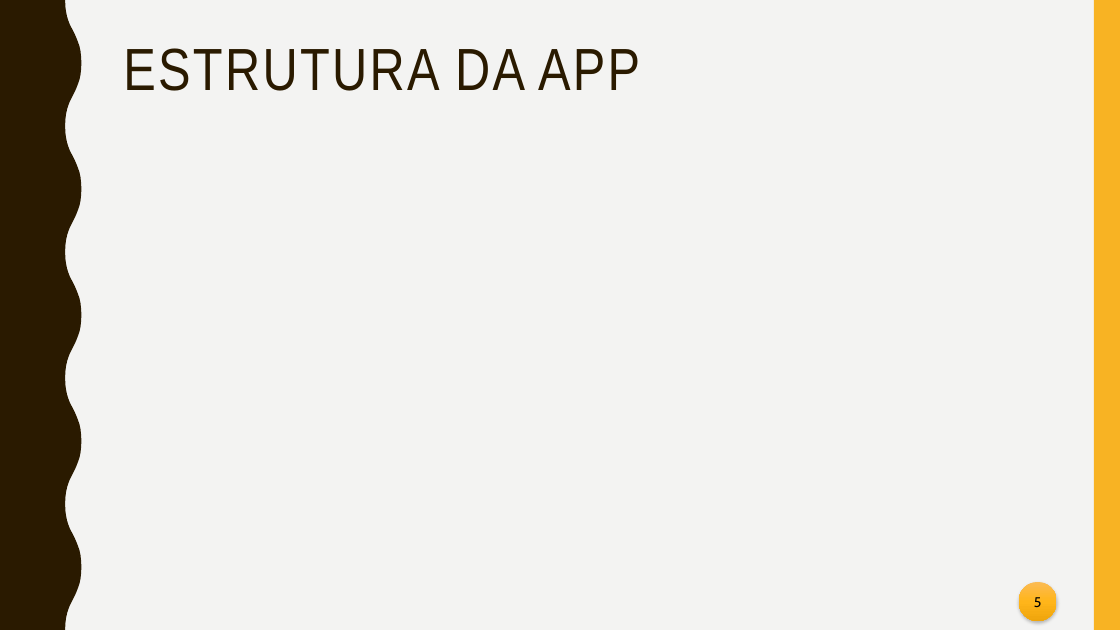
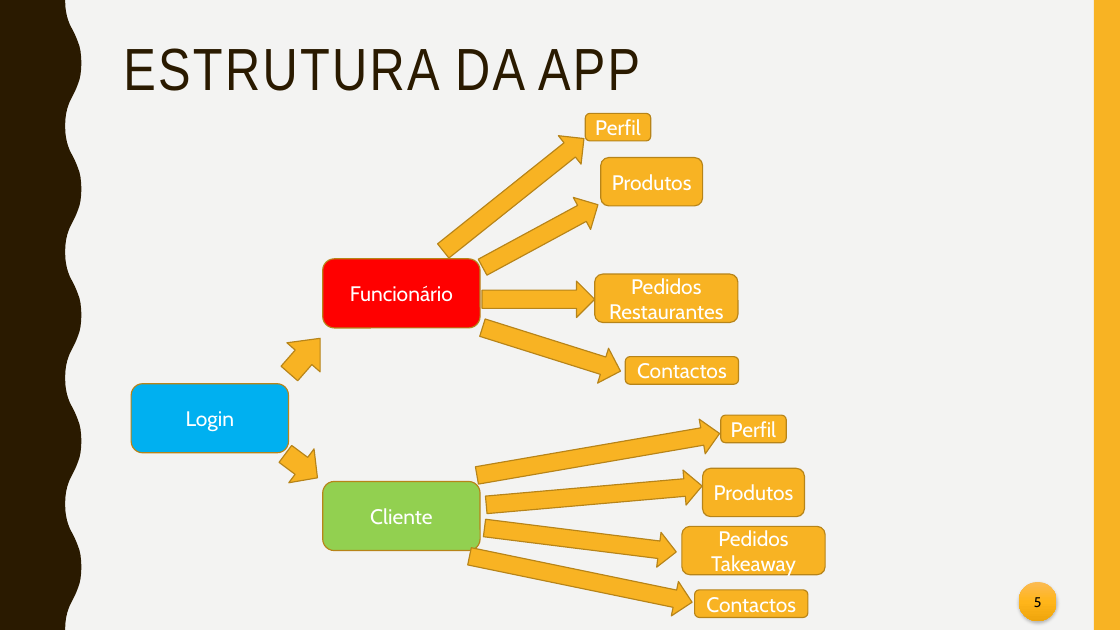
Before and after one commit to RuiPenetra/GestorRestauranteANDROID, a slide deck: slide 5 of Documentacao/Gestor Restaurante.pptx. Drawn at 1120x630 pixels with LibreOffice and Linux fonts; fonts in the diff are those of the drawing. Boxes give left, top, right and bottom in pixels: in the first picture for what was removed or moved away, otherwise in the second. Text is boxed around its words. In the diff, an @@ line names an element or a change of style, - is before the commit and + after.

Commit message:
Finalização do powerpoint

```diff
--- a/Documentacao/Gestor Restaurante.pptx
+++ b/Documentacao/Gestor Restaurante.pptx
@@ rounded rectangle added at <box>586,113,651,141</box>, fill #F8B323, outline #B7841A 1 pt, 18 pt, text #FFFFFF @@
+Perfil
@@ right arrow added at <box>432,124,595,265</box>, fill #F8B323, outline #B7841A 1 pt @@
@@ rounded rectangle added at <box>601,158,702,207</box>, fill #F8B323, outline #B7841A 1 pt, 18 pt, text #FFFFFF @@
+Produtos
@@ right arrow added at <box>474,189,606,283</box>, fill #F8B323, outline #B7841A 1 pt @@
@@ rounded rectangle added at <box>323,259,480,328</box>, fill #FF0000, outline #B7841A 1 pt, 18 pt, text #FFFFFF @@
+Funcionário
@@ right arrow added at <box>482,281,595,318</box>, fill #F8B323, outline #B7841A 1 pt @@
@@ rounded rectangle added at <box>595,274,739,323</box>, fill #F8B323, outline #B7841A 1 pt, 18 pt, text #FFFFFF @@
+Pedidos Restaurantes
@@ down arrow added at <box>273,324,338,389</box>, fill #F8B323, outline #B7841A 1 pt @@
@@ right arrow added at <box>477,310,626,388</box>, fill #F8B323, outline #B7841A 1 pt @@
@@ rounded rectangle added at <box>625,357,739,385</box>, fill #F8B323, outline #B7841A 1 pt, 18 pt, text #FFFFFF @@
+Contactos
@@ rounded rectangle added at <box>131,384,288,453</box>, fill #00B0F0, outline #B7841A 1 pt, 18 pt, text #FFFFFF @@
+Login
@@ right arrow added at <box>474,416,723,493</box>, fill #F8B323, outline #B7841A 1 pt @@
@@ rounded rectangle added at <box>721,415,786,443</box>, fill #F8B323, outline #B7841A 1 pt, 18 pt, text #FFFFFF @@
+Perfil
@@ down arrow added at <box>273,437,330,495</box>, fill #F8B323, outline #B7841A 1 pt @@
@@ right arrow added at <box>485,469,704,523</box>, fill #F8B323, outline #B7841A 1 pt @@
@@ rounded rectangle added at <box>702,469,804,518</box>, fill #F8B323, outline #B7841A 1 pt, 18 pt, text #FFFFFF @@
+Produtos
@@ rounded rectangle added at <box>323,481,480,550</box>, fill #92D050, outline #B7841A 1 pt, 18 pt, text #FFFFFF @@
+Cliente
@@ right arrow added at <box>466,539,696,620</box>, fill #F8B323, outline #B7841A 1 pt @@
@@ right arrow added at <box>483,511,679,570</box>, fill #F8B323, outline #B7841A 1 pt @@
@@ rounded rectangle added at <box>682,527,826,576</box>, fill #F8B323, outline #B7841A 1 pt, 18 pt, text #FFFFFF @@
+Pedidos Takeaway
@@ rounded rectangle added at <box>695,590,808,618</box>, fill #F8B323, outline #B7841A 1 pt, 18 pt, text #FFFFFF @@
+Contactos
```
Also in this commit, not shown: 45 other files.
